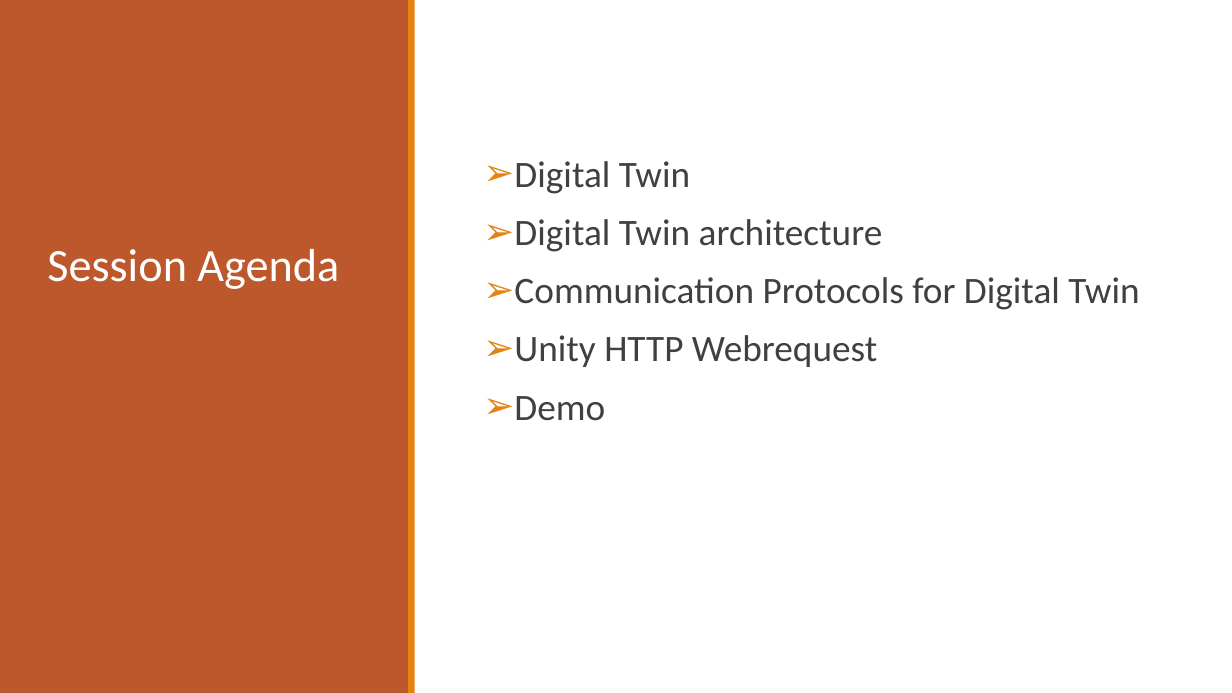
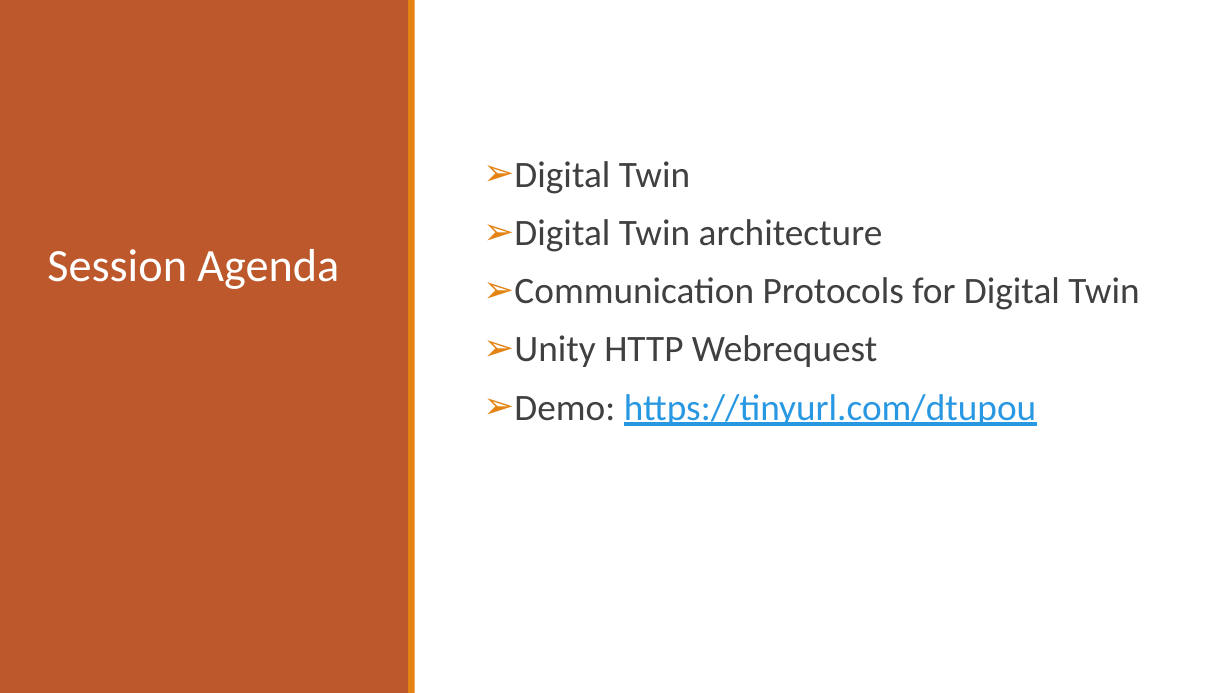
Before and after one commit to DutaChulaMetaverse/RealWorldWeatherDemo, a slide deck: slide 2 of docs/Intro to Digital Twin Unity - connecting with webapi.pptx. Drawn at 1232x693 pixels with LibreOffice and Linux fonts; fonts in the diff are those of the drawing. Boxes give left, top, right and bottom in pixels: in the first picture for what was removed or moved away, otherwise in the second. Text is boxed around its words. In the diff, an @@ line names an element or a change of style, - is before the commit and + after.

```diff
--- a/docs/Intro to Digital Twin Unity - connecting with webapi.pptx
+++ b/docs/Intro to Digital Twin Unity - connecting with webapi.pptx
@@ text at [514, 394, 1036, 426]: text changed; text colour #404040 to #2998E3 @@
-➢ Demo
+➢ Demo: https://tinyurl.com/dtupou
```
Also in this commit, not shown: 6 other slides changed, 1 slide added.
